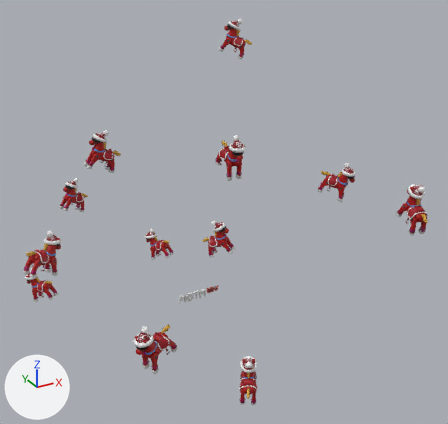
The glTF model assets/model/Horse_animation.gltf: old version first, new version second.
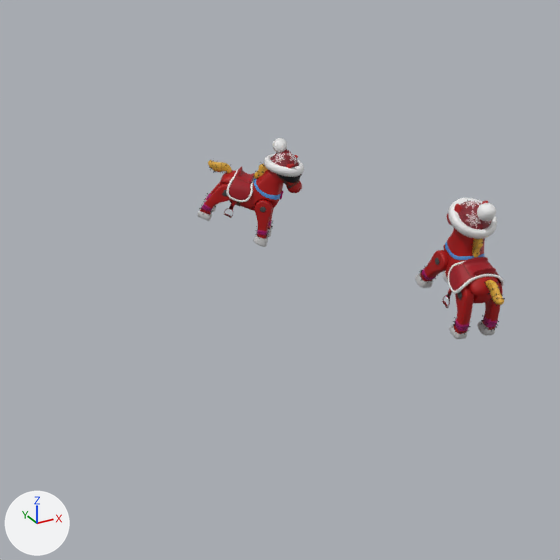
The first picture shows the older version from a 50 mm camera at (-14.1, -28.7, 22.1) aimed at (1.0, -1.4, 8.4). The close-ups show the older and then the newer version on the part from 55% to 100% of the width and 27% to 74% of the height of that picture. Only the edits that show in the close-ups are written down. Lighting does not change. The marker at lower left points along +X, +Y and +Z. Where no turn or scale is listed for an object, it has been applied to the vertices.

Script lines for the objects in view, before the commit:
```python
mat_lambert2 = bpy.data.materials.new('lambert2')
mat_lambert2.use_nodes = True; mat_lambert2.node_tree.nodes.clear()
_N = mat_lambert2.node_tree.nodes; _L = mat_lambert2.node_tree.links
n0 = _N.new('ShaderNodeBsdfPrincipled'); n0.name = 'Principled BSDF'
n0.inputs[2].default_value = 0.553  # 'Roughness'
n1 = _N.new('ShaderNodeOutputMaterial'); n1.name = 'Material Output'
n2 = _N.new('ShaderNodeTexImage'); n2.name = 'Image Texture'
n2.image = img_246t_albedo
n3 = _N.new('ShaderNodeNormalMap'); n3.name = 'Normal Map'
n3.uv_map = 'UVMap'
n4 = _N.new('ShaderNodeTexImage'); n4.name = 'Image Texture.001'
n4.image = img_246t_normal
_L.new(n0.outputs[0], n1.inputs[0])  # 'BSDF' to 'Surface'
_L.new(n2.outputs[0], n0.inputs[0])  # 'Color' to 'Base Color'
_L.new(n3.outputs[0], n0.inputs[5])  # 'Normal' to 'Normal'
_L.new(n4.outputs[0], n3.inputs[1])  # 'Color' to 'Color'
me_mesh_005 = bpy.data.meshes.new('Mesh.005')
me_mesh_005.from_pydata(...)  # 10529 vertices, 18596 faces; spans x -0.74..1.06, y -1.1..0.76, z -0.26..2.01
me_mesh_005.materials.append(mat_lambert2)
me_mesh_011 = bpy.data.meshes.new('Mesh.011')
me_mesh_011.from_pydata(...)  # 10529 vertices, 18596 faces; spans x -0.57..0.53, y -1.3..0.8, z -0.25..2.11
me_mesh_011.materials.append(mat_lambert2)
ob_pcube13 = bpy.data.objects.new('pCube13', me_mesh_011)
ob_pcube13.location = (6.69, -9.35, 9.65)
ob_pcube7 = bpy.data.objects.new('pCube7', me_mesh_005)
ob_pcube7.location = (7.53, -2.24, 8.47)
```
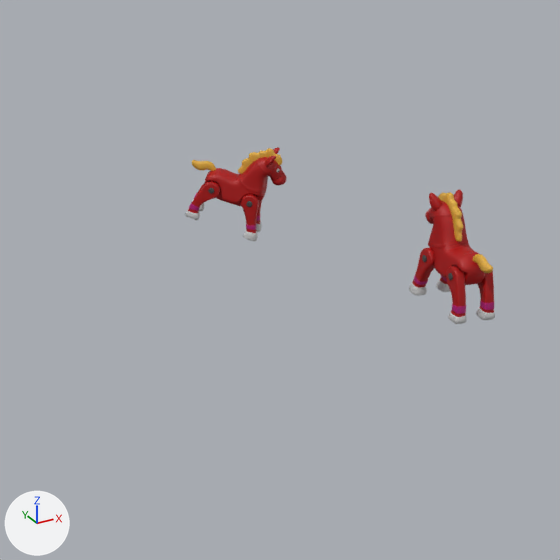
What differs and where, as boxes (x1, y1, x2, y2) in the close-ups (560 x 560 px):
'pCube13', deleted (red)
    before: (415, 198, 505, 339)
'Horse_UV2_12', added (red)
    after: (409, 189, 495, 324)
'pCube7', deleted (red)
    before: (197, 138, 304, 247)
'Horse_UV2_06', added (red)
    after: (185, 147, 286, 241)

The change, as a list of edits to the scene's bpy script:
```text
Add img_file10:
    img_file10 = load_image('file10', 'file10.png', 2048, 2048, 'sRGB')
Change mat_lambert2:
    where n2 = _N.new('ShaderNodeTexImage'); n2.name = 'Image Texture'
    n2.image: img_246t_albedo -> img_file10
Add me_mesh_012_1:
    me_mesh_012_1.from_pydata(...)  # 2893 vertices, 5242 faces; spans x -0.52..0.54, y -0.98..0.94, z -0.02..1.9
    me_mesh_012_1.materials.append(mat_lambert2)
Add me_mesh_006_1:
    me_mesh_006_1.from_pydata(...)  # 2893 vertices, 5242 faces; spans x -0.76..0.91, y -0.96..0.78, z -0.2..1.75
    me_mesh_006_1.materials.append(mat_lambert2)
Remove ob_pcube7:
    ob_pcube7 = bpy.data.objects.new('pCube7', me_mesh_005)
    ob_pcube7.location = (7.53, -2.24, 8.47)
Remove ob_pcube13:
    ob_pcube13 = bpy.data.objects.new('pCube13', me_mesh_011)
    ob_pcube13.location = (6.69, -9.35, 9.65)
Add ob_horse_uv2_12:
    ob_horse_uv2_12 = bpy.data.objects.new('Horse_UV2_12', me_mesh_012_1)
    ob_horse_uv2_12.location = (6.69, -9.28, 9.65)
Add ob_horse_uv2_06:
    ob_horse_uv2_06 = bpy.data.objects.new('Horse_UV2_06', me_mesh_006_1)
    ob_horse_uv2_06.location = (7.4, -2.05, 8.49)
```
